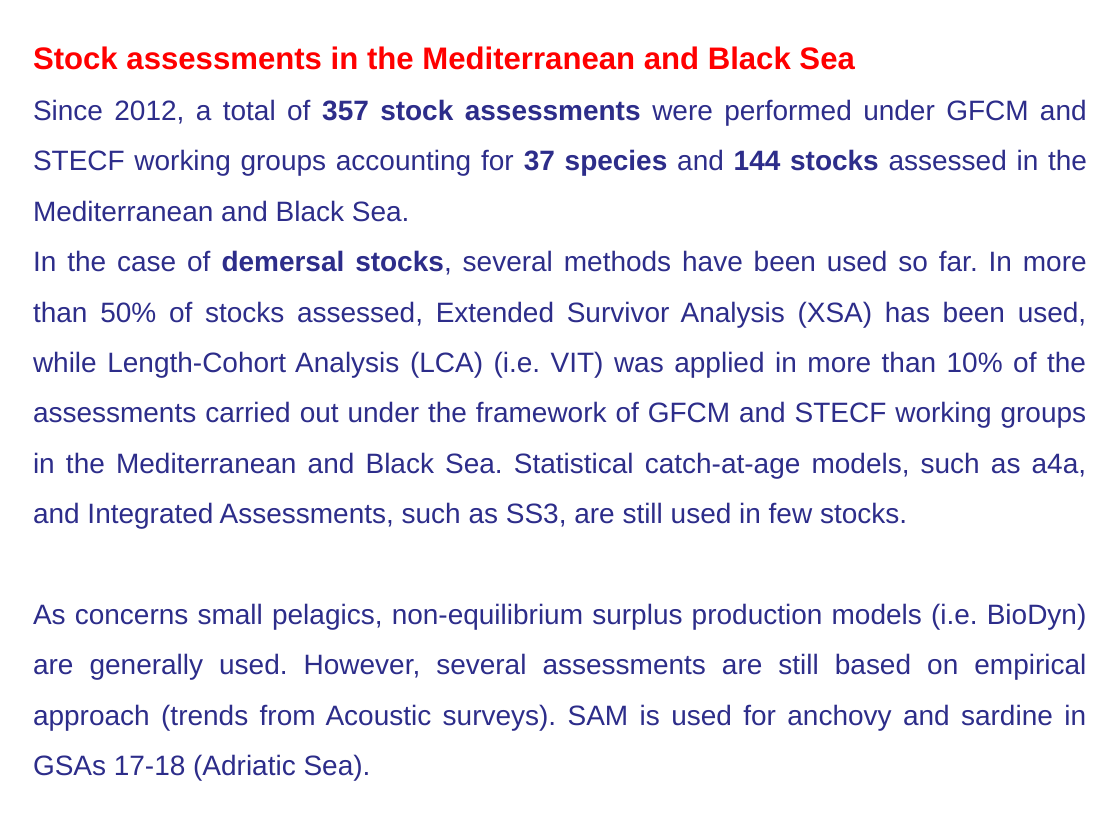
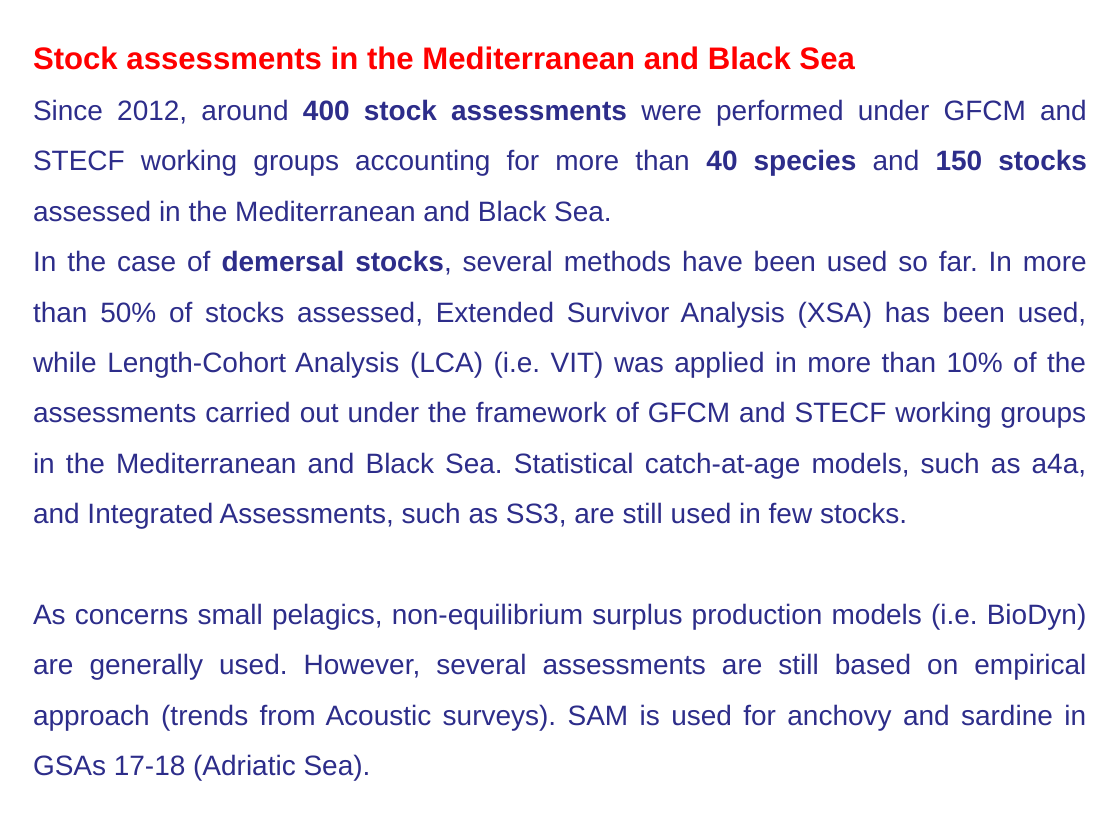
Before and after one commit to chatoosio/stock_assessment_summer_school_Module2, a slide deck: slide 21 of Sessions/Lectures Intro Day1/Assessment methods.pptx. Drawn at 1120x840 pixels with LibreOffice and Linux fonts; fonts in the diff are those of the drawing. Boxes give left, top, right and bottom in pixels: in the first picture for what was removed or moved away, otherwise in the second. Text is boxed around its words. In the diff, an @@ line names an element or a change of style, - is before the commit and + after.

```diff
--- a/Sessions/Lectures Intro Day1/Assessment methods.pptx
+++ b/Sessions/Lectures Intro Day1/Assessment methods.pptx
@@ text at bbox=[33, 99, 1087, 222]: text changed @@
-Since 2012, a total of 357 stock assessments were performed under GFCM and STECF working groups accounting for 37 species and 144 stocks assessed in the Mediterranean and Black Sea.
+Since 2012, around 400 stock assessments were performed under GFCM and STECF working groups accounting for more than 40 species and 150 stocks assessed in the Mediterranean and Black Sea.
```
Also in this commit, not shown: 3 other slides changed.
